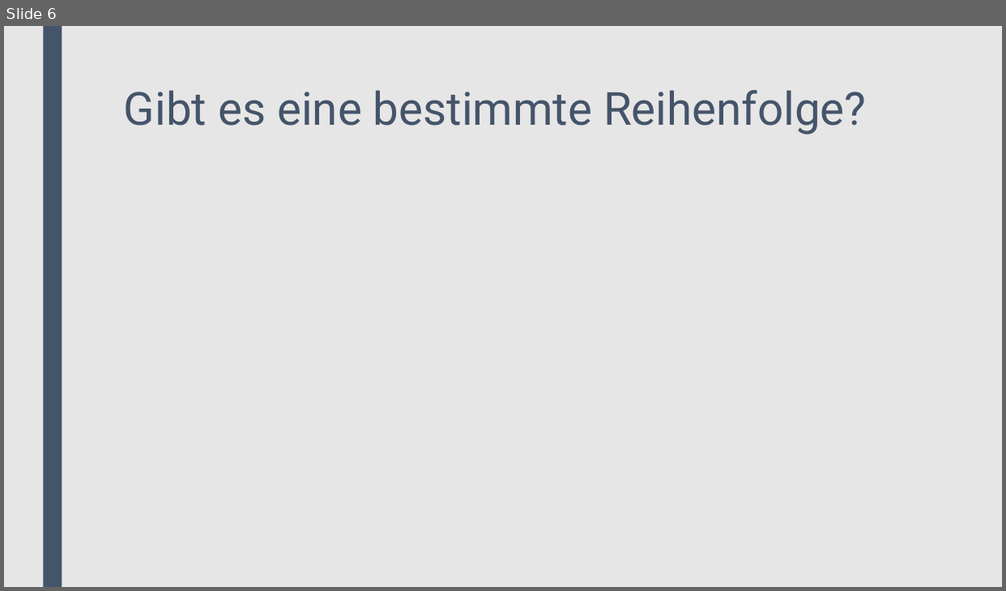
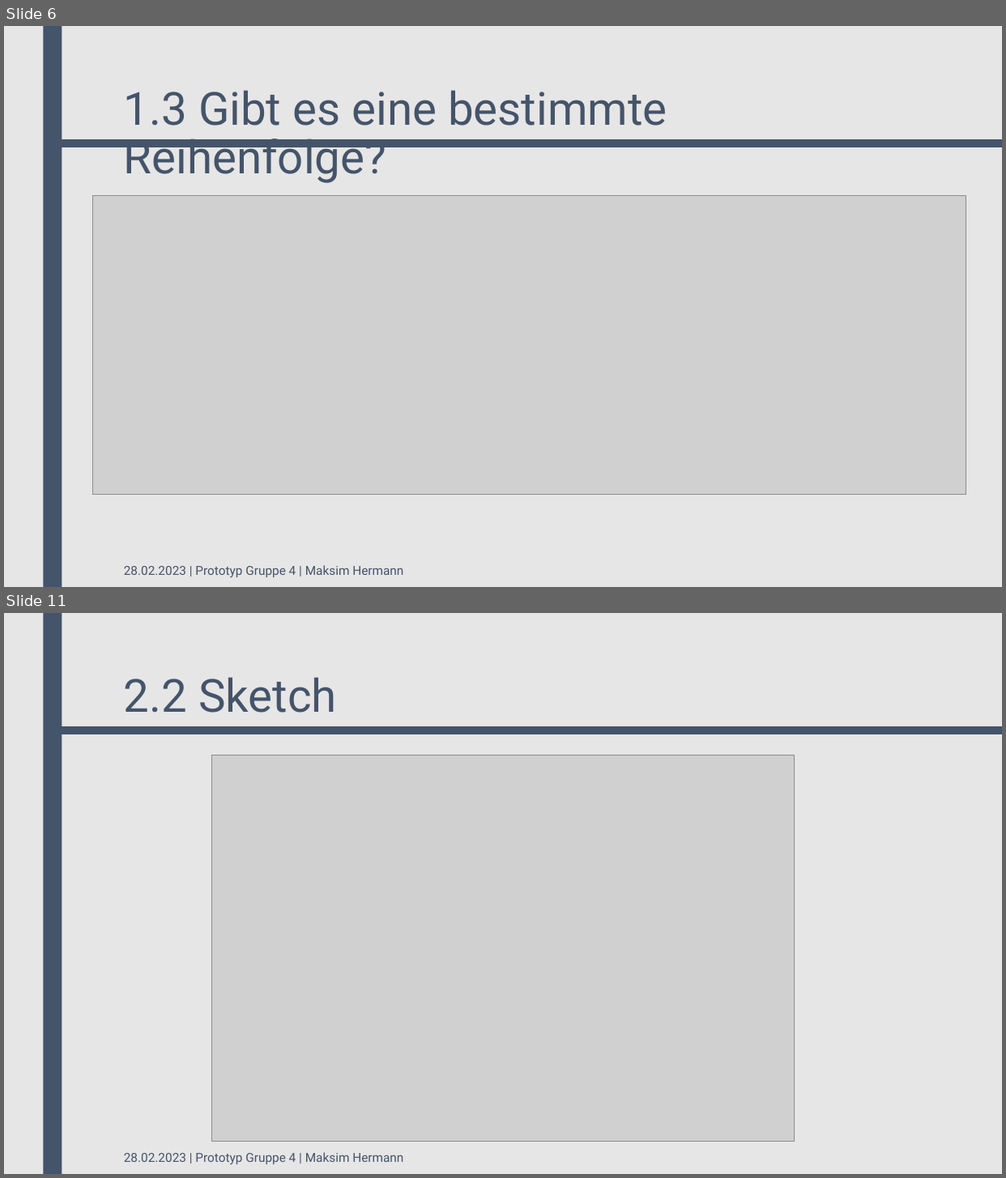
Before and after one commit to xannywise/StaffManagementTool, a slide deck: 02_Milensteine/Meilenstein III/Gruppe3_MeilensteinIII_Prototyp.pptx. Shown one above the other, each under a label of ours: slide 6 before the commit, slides 6 and 11 after it; the slides between them are not shown. The pictures are 1006x591 and 1006x1178 pixels, drawn with LibreOffice and Linux fonts; fonts in the diff are those of the drawing; grey boxes stand for pictures. Boxes give left, top, right and bottom in pixels: in the first picture for what was removed or moved away, otherwise in the second. Text is boxed around its words. In the diff, an @@ line names an element or a change of style, - is before the commit and + after.

Commit message:
Maksim - Meilenstein III update

```diff
--- a/02_Milensteine/Meilenstein III/Gruppe3_MeilensteinIII_Prototyp.pptx
+++ b/02_Milensteine/Meilenstein III/Gruppe3_MeilensteinIII_Prototyp.pptx
@@ slide 11 added at bbox=[4, 613, 1002, 1174], background #E7E6E6; not listed: 1 template element that a slide beside it also shows @@
@@ title added at bbox=[124, 677, 337, 713], 44 pt, text #44546A @@
+2.2 Sketch
@@ rectangle added at bbox=[57, 727, 1002, 734], fill #44546A, outline #44546A 2.75 pt @@
@@ picture added at bbox=[211, 756, 795, 1142] @@
@@ text added at bbox=[124, 1152, 403, 1165], 12 pt, text #44546A @@
+28.02.2023 | Prototyp Gruppe 4 | Maksim Hermann
@@ slide 6 changed as well @@
@@ title at bbox=[124, 90, 667, 183]: text changed @@
-Gibt es eine bestimmte Reihenfolge?
+1.3 Gibt es eine bestimmte Reihenfolge?
@@ rectangle added at bbox=[57, 140, 1002, 147], fill #44546A, outline #44546A 2.75 pt @@
@@ picture added at bbox=[92, 196, 965, 495] @@
@@ text added at bbox=[124, 565, 403, 578], 12 pt, text #44546A @@
+28.02.2023 | Prototyp Gruppe 4 | Maksim Hermann
```
Also in this commit, not shown: 8 other slides changed, 5 other slides added, 1 slide removed, 14 other files.
